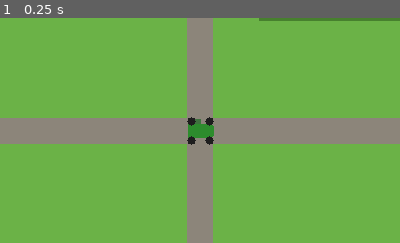
Above: before the commit, frame 1.
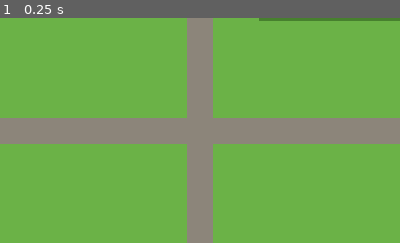
Above: after the commit, the same moment.

Repository: arnonatp-gdm/farmeex
Game: Godot game, scene res://scenes/Game.tscn
Two runs of this game, one before a commit and one after it. Both use one fixed random seed, a clock stepped at 60 frames per second and the inputs below.
Inputs:
- Up to frame 1 (0.25 s): no input
The pictures show only the part of the screen within x 25-75%, y 25-75%; the shares and areas given below are measured in that part.

The runs differ from the first frame. In frame 1, 0.6% of the frame differs, in the area x 46-54%, y 44-57%.
Error after the commit: Parse Error: Cannot infer the type of "moving" variable because the value doesn't have a set type. (res://scripts/Helicopter.gd:53)

Commit message:
Fix collision masks, code review issues, and vehicle position tracking
Co-authored-by: arnonatp-gdm <259774252+arnonatp-gdm@users.noreply.github.com>

Diff:
--- a/scenes/Cart.tscn
+++ b/scenes/Cart.tscn
@@ -4,5 +4,5 @@
 
 [node name="Cart" type="Area2D"]
 collision_layer = 8
-collision_mask = 0
+collision_mask = 16
 script = ExtResource("1_cart")
--- a/scenes/Hay.tscn
+++ b/scenes/Hay.tscn
@@ -4,5 +4,5 @@
 
 [node name="Hay" type="Area2D"]
 collision_layer = 4
-collision_mask = 0
+collision_mask = 1
 script = ExtResource("1_hay")
--- a/scripts/Cart.gd
+++ b/scripts/Cart.gd
@@ -21,7 +21,7 @@
 func _ready() -> void:
 	add_to_group("carts")
 	collision_layer = 8
-	collision_mask  = 0
+	collision_mask  = 16  # detect enemies (layer 16)
 
 	var poly := Polygon2D.new()
 	poly.polygon = PackedVector2Array([
--- a/scripts/Field.gd
+++ b/scripts/Field.gd
@@ -6,7 +6,10 @@
 @export var field_height: float = 160.0
 @export var field_id:     int   = 0
 
-const SPAWN_INTERVAL := 60.0
+const SPAWN_INTERVAL    := 60.0
+# Divisor for computing spawn count from field area; tuned so a 3×4 field
+# (~100×130 px) yields 1 hay sprite and a 10×15 field (~320×480 px) yields ~3.
+const HAY_SPAWN_DIVISOR := 500.0
 const FIELD_COLOR    := Color(0.22, 0.45, 0.12, 1.0)
 const BORDER_COLOR   := Color(0.55, 0.38, 0.10, 1.0)
 
@@ -44,7 +47,7 @@
 
 func _spawn_hay() -> void:
 	var area   := field_width * field_height
-	var count  := max(1, int(area / (5.0 * 100.0)))  # scale down to reasonable numbers
+	var count  := max(1, int(area / HAY_SPAWN_DIVISOR))
 	var half_w := field_width  * 0.5 - 16.0
 	var half_h := field_height * 0.5 - 16.0
 
--- a/scripts/Game.gd
+++ b/scripts/Game.gd
@@ -76,6 +76,11 @@
 	_helicopter.visible = false
 
 func _activate_vehicle(type: int) -> void:
+	# Capture current active vehicle's position before switching
+	var prev_pos := Vector2.ZERO
+	if _active != null:
+		prev_pos = _active.global_position
+
 	_jeep.visible       = false
 	_helicopter.visible = false
 	_tractor.visible    = false
@@ -90,9 +95,9 @@
 
 	if _active:
 		_active.visible = true
-		# Preserve position on switch
-		if _tractor.global_position != Vector2.ZERO:
-			_active.global_position = _tractor.global_position
+		# Move the newly active vehicle to where the previous one was
+		if prev_pos != Vector2.ZERO:
+			_active.global_position = prev_pos
 
 func _on_vehicle_changed(type: int) -> void:
 	_activate_vehicle(type)
--- a/scripts/Hay.gd
+++ b/scripts/Hay.gd
@@ -12,7 +12,7 @@
 func _ready() -> void:
 	add_to_group("hay")
 	collision_layer = 4
-	collision_mask  = 0
+	collision_mask  = 1  # detect vehicles (layer 1)
 
 	# Draw a star-like polygon
 	var poly := Polygon2D.new()
--- a/scripts/Helicopter.gd
+++ b/scripts/Helicopter.gd
@@ -50,10 +50,12 @@
 func _physics_process(delta: float) -> void:
 	# Helicopter ignores terrain — skip CharacterBody2D physics, use direct movement
 	var speed := GameState.get_current_speed()
-	if turning_left:
-		rotation -= turn_speed * delta * sign(speed) if abs(speed) > 5 else 0.0
-	if turning_right:
-		rotation += turn_speed * delta * sign(speed) if abs(speed) > 5 else 0.0
+	var moving := abs(speed) > 5.0
+	if moving:
+		if turning_left:
+			rotation -= turn_speed * delta * sign(speed)
+		if turning_right:
+			rotation += turn_speed * delta * sign(speed)
 
 	# Move with global_translate so it bypasses collision layers
 	global_position += Vector2(cos(rotation), sin(rotation)) * speed * delta
--- a/scripts/Jeep.gd
+++ b/scripts/Jeep.gd
@@ -70,16 +70,21 @@
 				enemy.apply_knockback(dir * CANNON_FORCE)
 
 	# Visual flash — brief white circle drawn by a temporary node
-	var flash := _SpawnFlash.new(global_position, CANNON_RANGE, get_parent())
+	var flash := _SpawnFlash.new(global_position, CANNON_RANGE)
 	get_parent().add_child(flash)
 
 # ── Inner helper — ephemeral flash sprite ─────────────────────────────────────
 class _SpawnFlash extends Node2D:
 	var _timer: float = 0.25
 	var _radius: float
-	func _init(pos: Vector2, r: float, parent: Node) -> void:
-		global_position = pos
-		_radius = r
+	var _spawn_pos: Vector2
+
+	func _init(pos: Vector2, r: float) -> void:
+		_spawn_pos = pos
+		_radius    = r
+
+	func _ready() -> void:
+		global_position = _spawn_pos
 	func _draw() -> void:
 		draw_circle(Vector2.ZERO, _radius, Color(0.5, 0.8, 1.0, 0.3))
 	func _process(delta: float) -> void:
--- a/scripts/Map.gd
+++ b/scripts/Map.gd
@@ -10,6 +10,7 @@
 const WORLD_SIZE  := 5120
 const ROAD_WIDTH  := 48
 const ROAD_STEP   := 512   # distance between parallel roads
+const CELL_SIZE   := 32.0  # grid cell size used for field dimensions
 const GRASS_COLOR := Color(0.42, 0.70, 0.28, 1.0)
 const ROAD_COLOR  := Color(0.55, 0.52, 0.48, 1.0)
 const WILD_COLOR  := Color(0.28, 0.50, 0.18, 1.0)
@@ -132,8 +133,8 @@
 func _place_fields() -> void:
 	var field_scene := load("res://scenes/Field.tscn")
 	for _i in num_fields:
-		var fw: float = randf_range(3, 10) * 32.0   # 3–10 "cells" wide
-		var fh: float = randf_range(4, 15) * 32.0   # 4–15 "cells" tall
+		var fw: float = randf_range(3, 10) * CELL_SIZE   # 3–10 cells wide
+		var fh: float = randf_range(4, 15) * CELL_SIZE   # 4–15 cells tall
 		var field: Node2D = field_scene.instantiate()
 		field.set("field_width",  fw)
 		field.set("field_height", fh)
--- a/scripts/Minigame.gd
+++ b/scripts/Minigame.gd
@@ -201,7 +201,7 @@
 	_item_label.text = _current_item["display"]
 
 	# Build 3 choices: correct + 2 random wrong ones
-	var wrong_pool: Array = []
+	var wrong_pool: Array[String] = []
 	for it in ITEMS:
 		var w: String = it.get(language, it["en"])
 		if w != _correct_answer:
--- a/scripts/UI.gd
+++ b/scripts/UI.gd
@@ -286,10 +286,6 @@
 	signal released_signal
 
 	const SIZE   := 24.0
-	const COLORS := {
-		"normal": Color(1, 1, 1, 0.85),
-		"pressed": Color(1, 1, 1, 1.0),
-	}
 
 	var _id:     String
 	var _col:    Color
